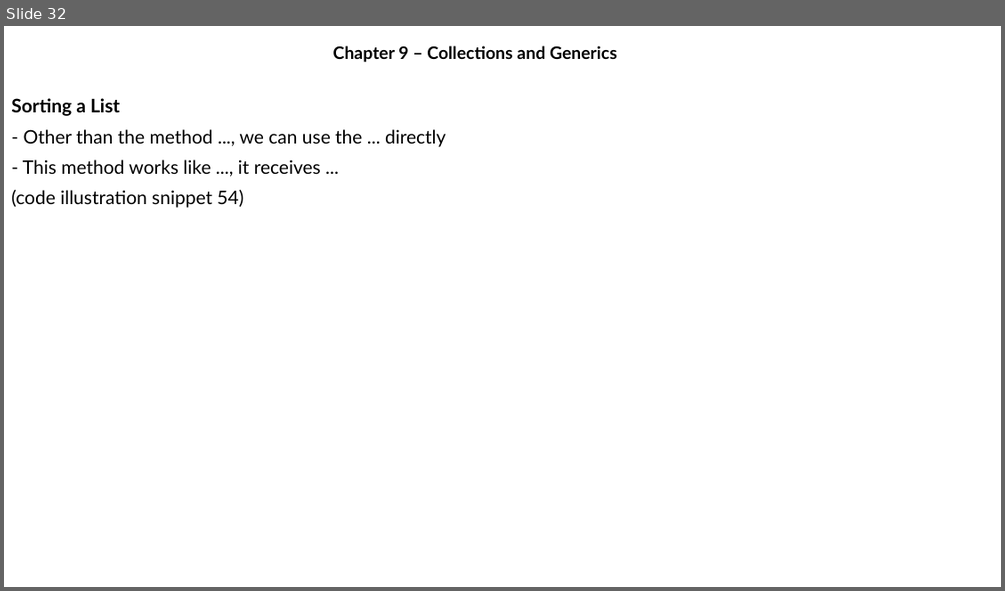
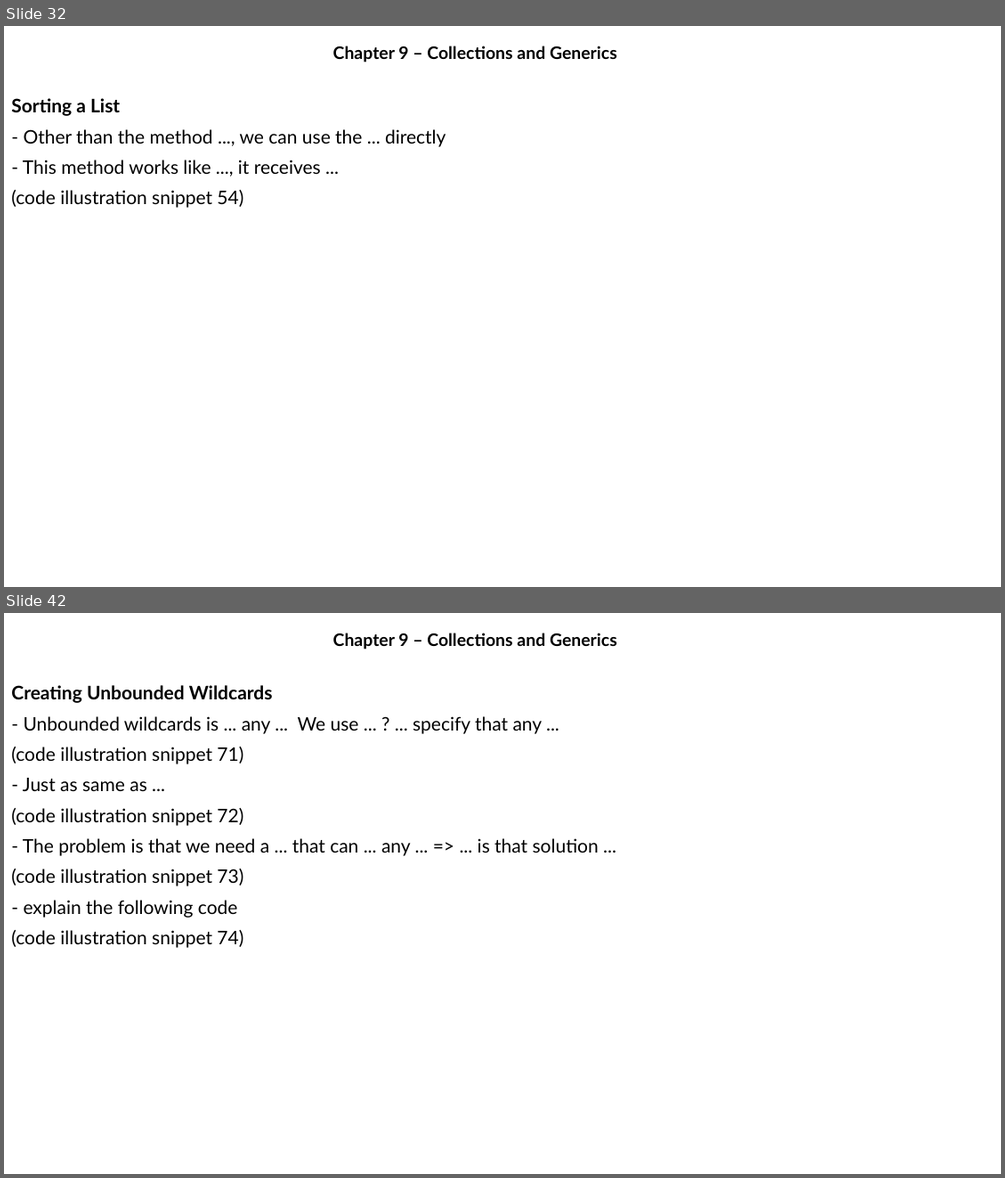
Before and after one commit to MaiDinhVinh/CS-Java, a slide deck: OCP17/old progress/Chapter 9 - Collections and Generics.pptx. Shown one above the other, each under a label of ours: slide 32 before the commit, slides 32 and 42 after it; the slides between them are not shown. The pictures are 1005x591 and 1005x1178 pixels, drawn with LibreOffice and Linux fonts; fonts in the diff are those of the drawing. Boxes give left, top, right and bottom in pixels: in the first picture for what was removed or moved away, otherwise in the second. Text is boxed around its words. In the diff, an @@ line names an element or a change of style, - is before the commit and + after.

```diff
--- a/OCP17/old progress/Chapter 9 - Collections and Generics.pptx
+++ b/OCP17/old progress/Chapter 9 - Collections and Generics.pptx
@@ slide 42 added at [4, 613, 1001, 1174], background #FFFFFF @@
@@ subtitle added at [333, 633, 617, 649], 16.6 pt, text #000000, bold @@
+Chapter 9 – Collections and Generics
@@ text added at [11, 685, 599, 948], 18 pt, text #000000 @@
+Creating Unbounded Wildcards
+- Unbounded wildcards is ... any ... We use ... ? ... specify that any ...
+(code illustration snippet 71)
+- Just as same as ...
+(code illustration snippet 72)
+- The problem is that we need a ... that can ... any ... => ... is that solution ...
+(code illustration snippet 73)
+- explain the following code
+(code illustration snippet 74)
```
Also in this commit, not shown: 9 other slides added.
